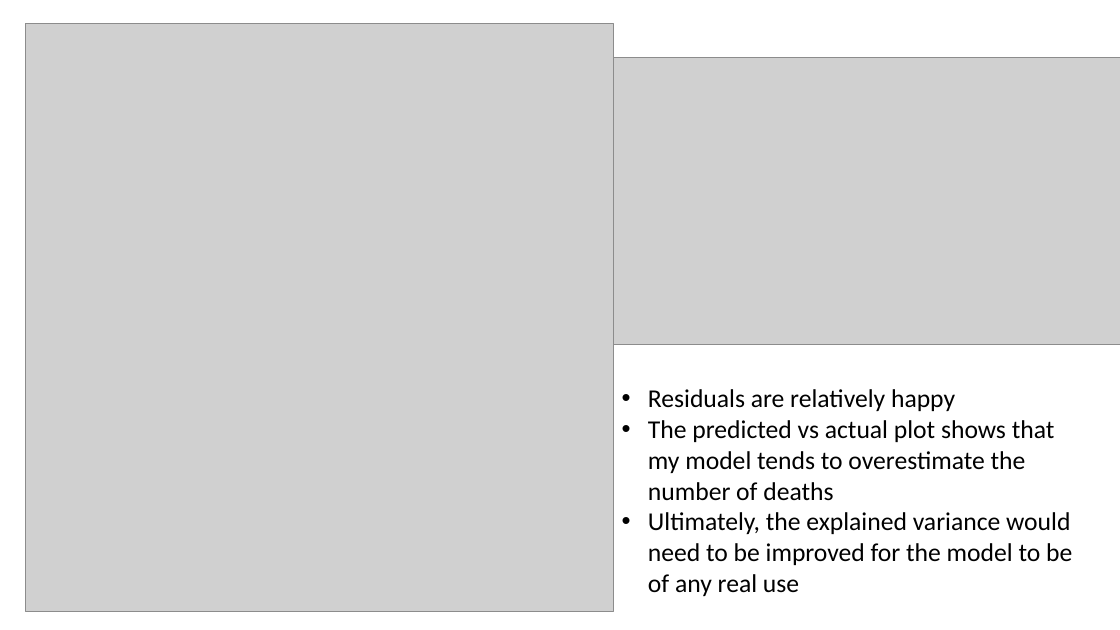
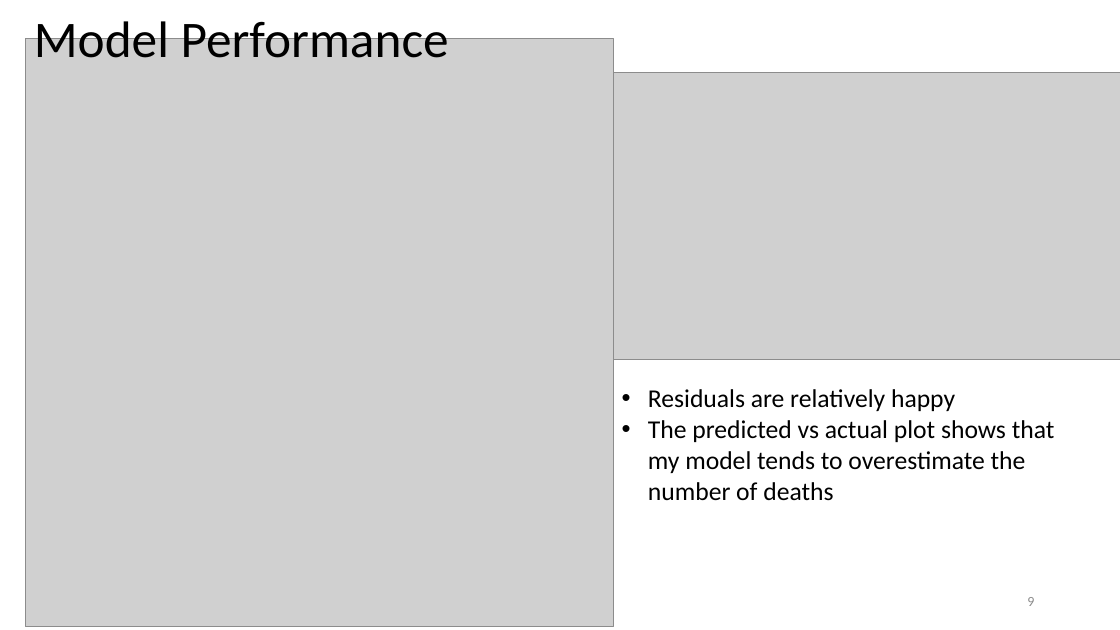
Before and after one commit to nkinnaird/CountyCovidIndexing, a slide deck: slide 9 of Presentation/CovidProjectPresentation.pptx (slide 11 before the commit). Drawn at 1120x630 pixels with LibreOffice and Linux fonts; fonts in the diff are those of the drawing; grey boxes stand for pictures. Boxes give left, top, right and bottom in pixels: in the first picture for what was removed or moved away, otherwise in the second. Text is boxed around its words. In the diff, an @@ line names an element or a change of style, - is before the commit and + after.

```diff
--- a/Presentation/CovidProjectPresentation.pptx
+++ b/Presentation/CovidProjectPresentation.pptx
@@ title added at <box>34,14,449,58</box>, 44 pt, text #000000 @@
+Model Performance
@@ picture: place and size @@
-picture at <box>25,24,613,612</box>
+picture at <box>25,39,613,627</box>
@@ picture: place and size @@
-picture at <box>561,57,1120,344</box>
+picture at <box>561,72,1120,360</box>
@@ text at <box>648,512,1072,596</box>: paragraph removed @@
-• Ultimately, the explained variance would need to be improved for the model to be of any real use
@@ page number added at <box>1027,597,1034,606</box>, 12 pt, text #8C8C8C @@
+9
```
Also in this commit, not shown: 15 other slides changed, 4 slides added, 3 slides removed, 6 other files.
